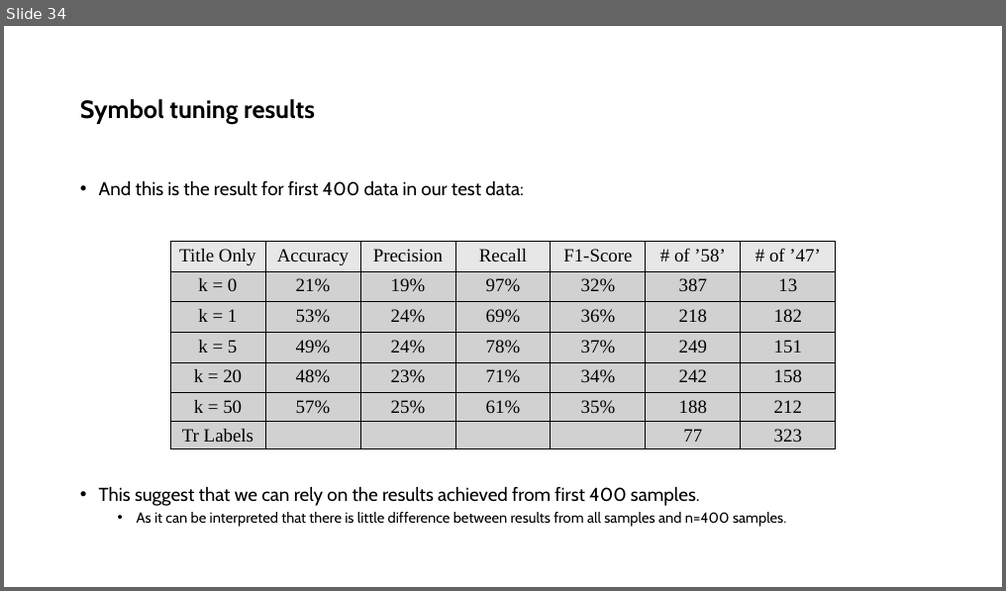
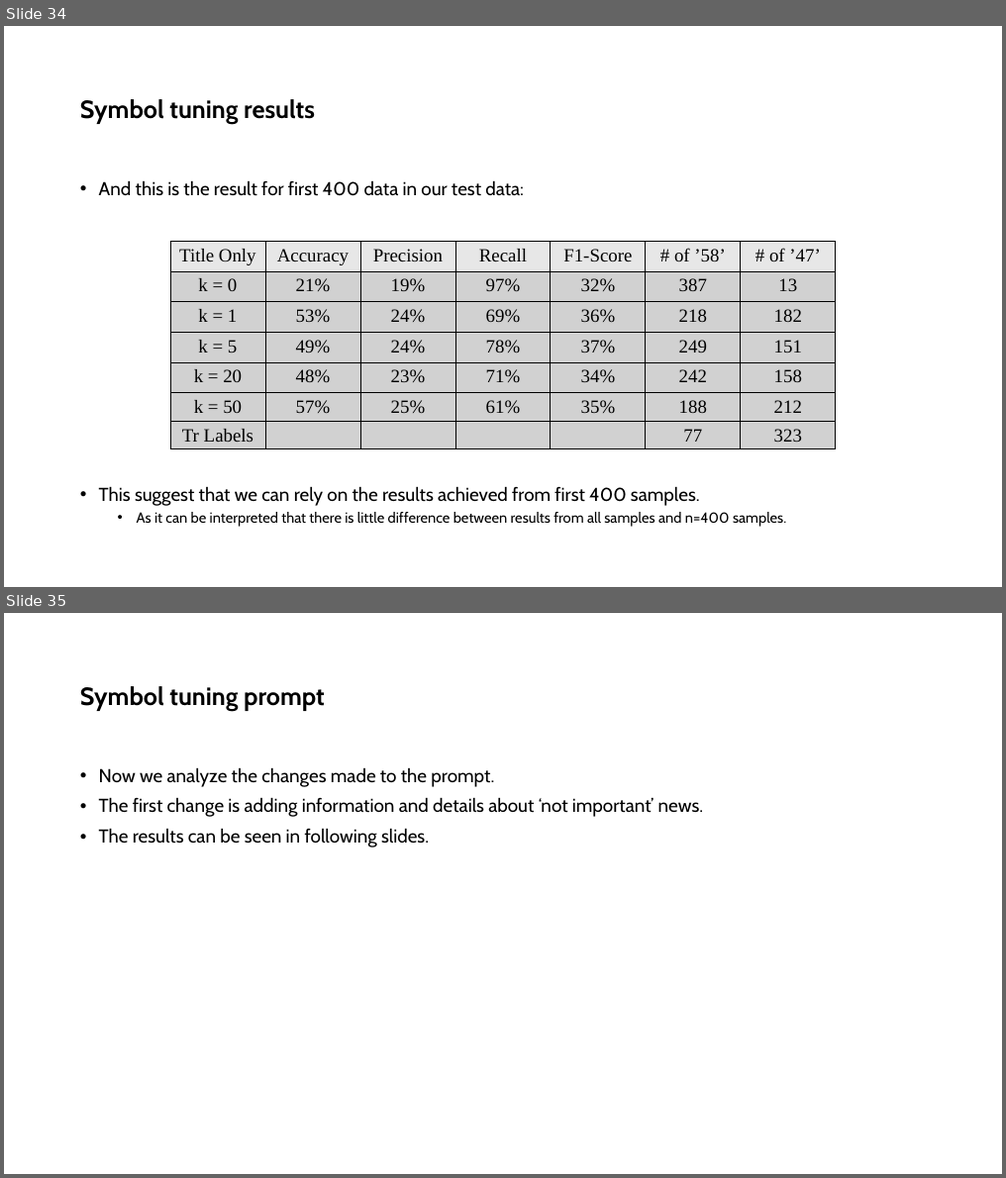
Before and after one commit to ShayanSalehi81/BachelorProject, a slide deck: Slides/Symbol Tuning.pptx. Shown one above the other, each under a label of ours: slide 34 before the commit, slides 34 and 35 after it. The pictures are 1006x591 and 1006x1178 pixels, drawn with LibreOffice and Linux fonts; fonts in the diff are those of the drawing. Boxes give left, top, right and bottom in pixels: in the first picture for what was removed or moved away, otherwise in the second. Text is boxed around its words. In the diff, an @@ line names an element or a change of style, - is before the commit and + after.

```diff
--- a/Slides/Symbol Tuning.pptx
+++ b/Slides/Symbol Tuning.pptx
@@ slide 35 added at [4,613,1002,1174], background #FFFFFF @@
@@ title added at [80,686,325,711], 24 pt, text #000000, bold @@
+Symbol tuning prompt
@@ text added at [99,767,704,848], 18 pt, text #000000 @@
+• Now we analyze the changes made to the prompt.
+• The first change is adding information and details about ‘not important’ news.
+• The results can be seen in following slides.
```
Also in this commit, not shown: 10 other slides added, 3 other files.
